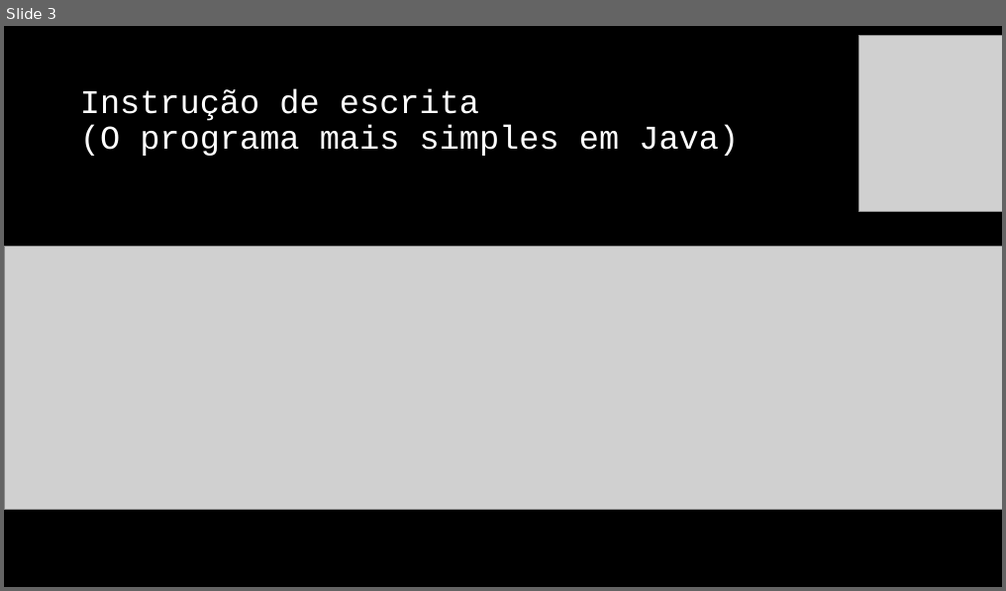
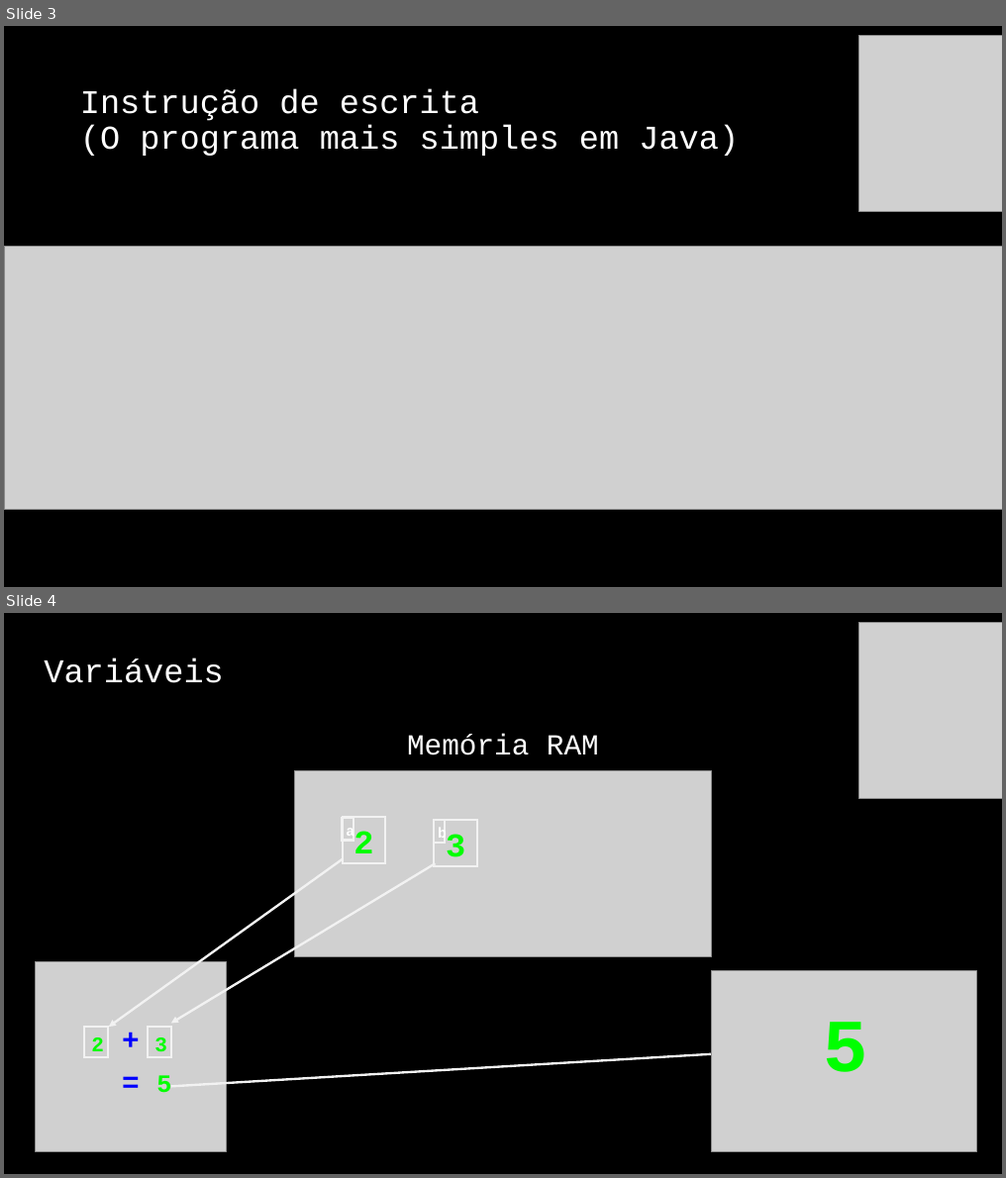
Before and after one commit to jrdutra/algoritmos, a slide deck: material_de_apoio/resumo_pratico.pptx. Shown one above the other, each under a label of ours: slide 3 before the commit, slides 3 and 4 after it. The pictures are 1006x591 and 1006x1178 pixels, drawn with LibreOffice and Linux fonts; fonts in the diff are those of the drawing; grey boxes stand for pictures. Boxes give left, top, right and bottom in pixels: in the first picture for what was removed or moved away, otherwise in the second. Text is boxed around its words. In the diff, an @@ line names an element or a change of style, - is before the commit and + after.

```diff
--- a/material_de_apoio/resumo_pratico.pptx
+++ b/material_de_apoio/resumo_pratico.pptx
@@ slide 4 added at <box>4,613,1002,1174</box>, background #000000 @@
@@ picture added at <box>859,622,1002,799</box> @@
@@ title added at <box>44,659,223,683</box>, 32 pt, text #FFFFFF @@
+Variáveis
@@ picture added at <box>263,759,742,967</box> @@
@@ rectangle added at <box>263,759,742,986</box>, fill #000000, outline #000000 1 pt @@
@@ text added at <box>407,734,599,756</box>, 28 pt, text #FFFFFF @@
+Memória RAM
@@ picture added at <box>294,771,712,958</box> @@
@@ rectangle added at <box>343,817,386,863</box>, outline #F2F2F2 2 pt, 32 pt, text #00FF00, bold @@
+2
@@ rectangle added at <box>343,817,353,840</box>, outline #F2F2F2 2 pt, 14 pt, text #FFFFFF, bold @@
+a
@@ rectangle added at <box>434,820,477,866</box>, outline #F2F2F2 2 pt, 32 pt, text #00FF00, bold @@
+3
@@ rectangle added at <box>434,820,445,843</box>, outline #F2F2F2 2 pt, 14 pt, text #FFFFFF, bold @@
+b
@@ arrow added from (343, 860) to (109, 1027), #F2F2F2 2.25 pt @@
@@ arrow added from (436, 863) to (171, 1023), #F2F2F2 2.25 pt @@
@@ rectangle added at <box>14,952,244,1163</box>, fill #000000, outline #000000 1 pt @@
@@ picture added at <box>28,957,233,1162</box> @@
@@ picture added at <box>36,961,227,1153</box> @@
@@ picture added at <box>712,970,976,1152</box> @@
@@ rectangle added at <box>84,1027,108,1058</box>, outline #F2F2F2 2 pt, 20 pt, text #00FF00, bold @@
+2
@@ text added at <box>115,1017,156,1059</box>, 28 pt, text #0000FF, bold @@
++
@@ rectangle added at <box>148,1027,171,1058</box>, outline #F2F2F2 2 pt, 20 pt, text #00FF00, bold @@
+3
@@ text added at <box>824,1022,868,1072</box>, 72 pt, text #00FF00, bold @@
+5
@@ arrow added from (171, 1087) to (782, 1051), #F2F2F2 2.25 pt @@
@@ text added at <box>156,1075,171,1093</box>, 28 pt, text #0000FF, bold @@
+= 5
```
Also in this commit, not shown: 1 slide removed, 5 other files.
